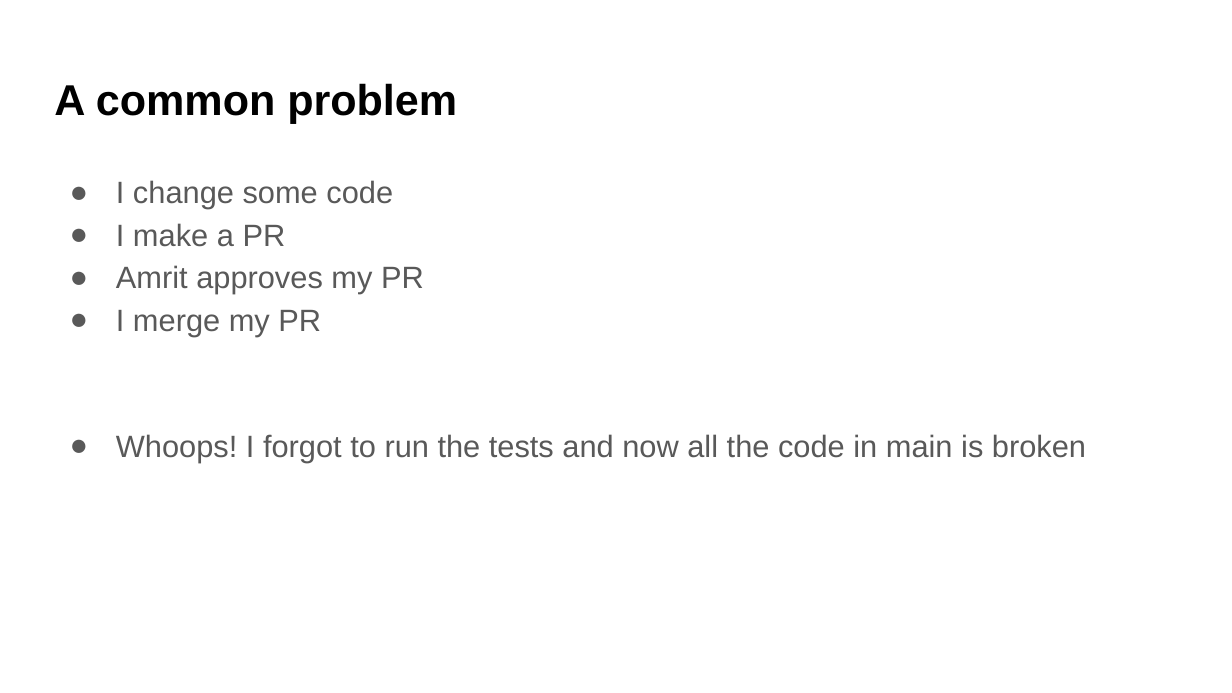
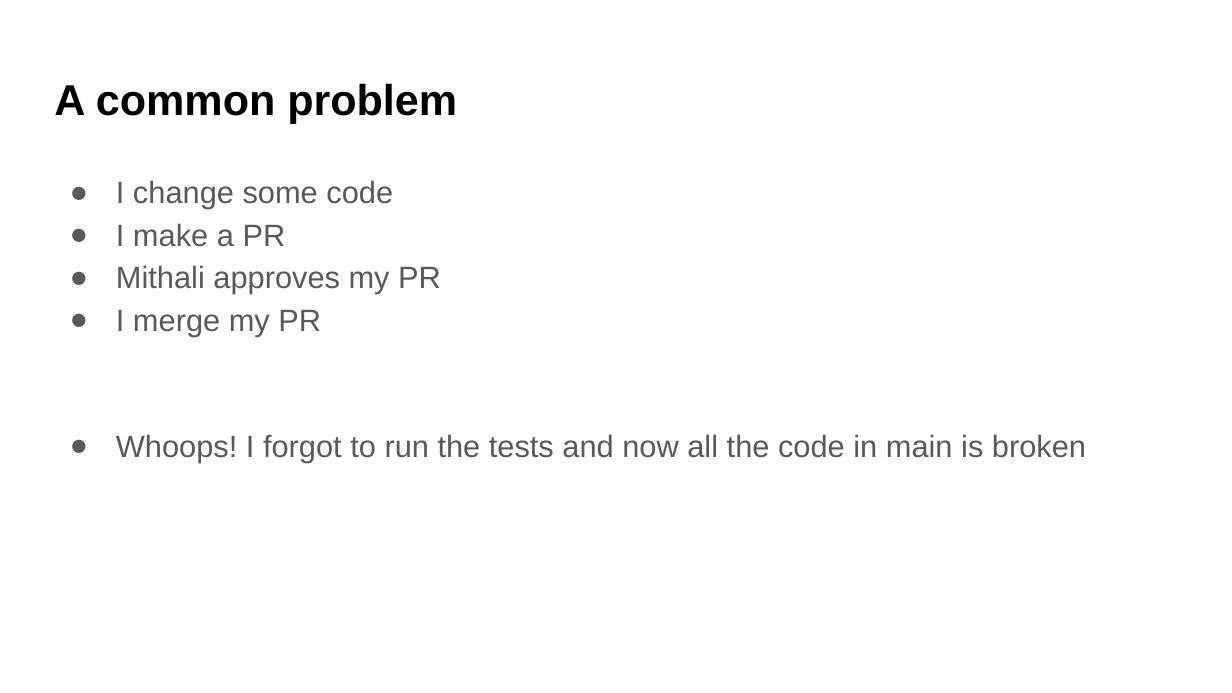
Before and after one commit to UWDATA515/lecture-materials, a slide deck: slide 2 of 09/DATA515_09_ContinuousIntegration.pptx. Drawn at 1232x693 pixels with LibreOffice and Linux fonts; fonts in the diff are those of the drawing; background and template pictures are left out. Boxes give left, top, right and bottom in pixels: in the first picture for what was removed or moved away, otherwise in the second. Text is boxed around its words. In the diff, an @@ line names an element or a change of style, - is before the commit and + after.

```diff
--- a/09/DATA515_09_ContinuousIntegration.pptx
+++ b/09/DATA515_09_ContinuousIntegration.pptx
@@ text at [116, 265, 441, 294]: text changed @@
-● Amrit approves my PR
+● Mithali approves my PR
```
Also in this commit, not shown: 2 other slides changed, 5 other files.
